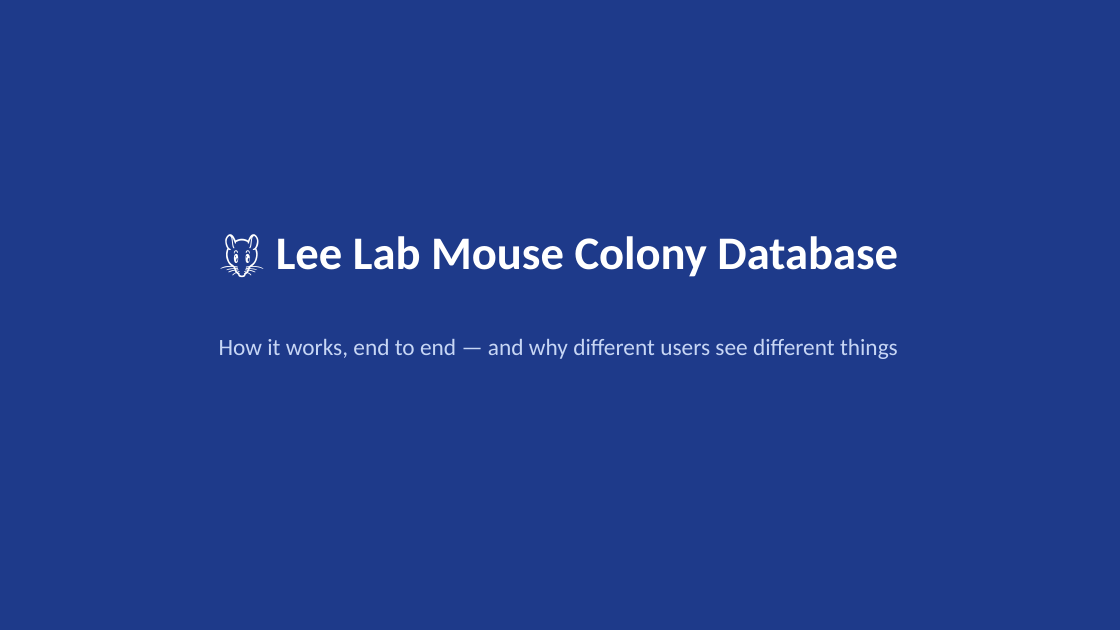
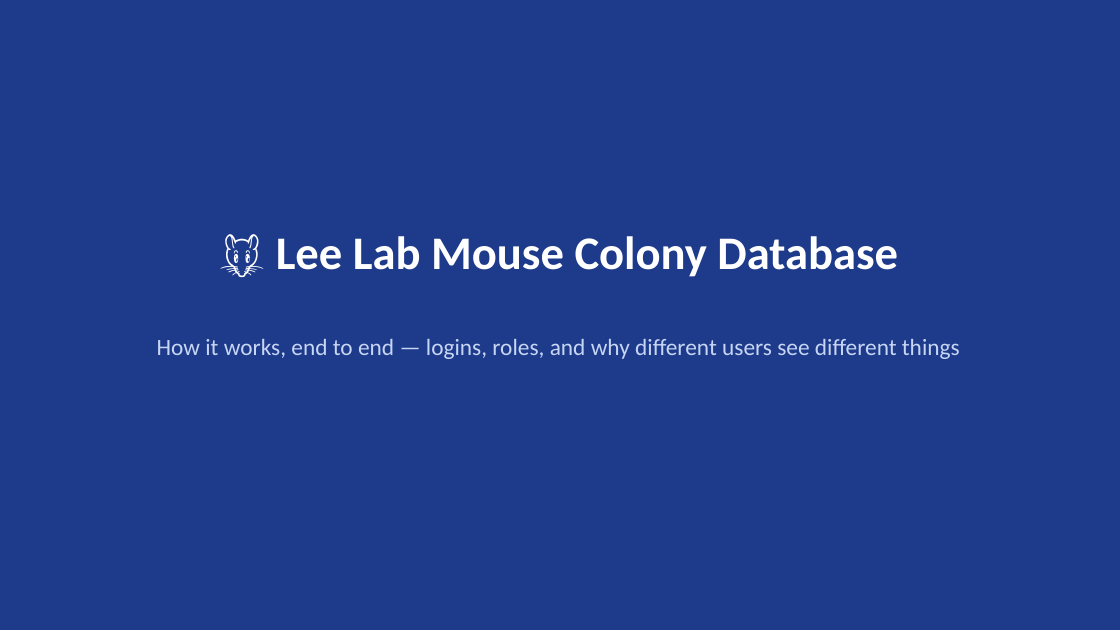
Before and after one commit to LeoMeow123/leelab-colony, a slide deck: slide 1 of docs/Colony_DB_Overview.pptx. Drawn at 1120x630 pixels with LibreOffice and Linux fonts; fonts in the diff are those of the drawing. Boxes give left, top, right and bottom in pixels: in the first picture for what was removed or moved away, otherwise in the second. Text is boxed around its words. In the diff, an @@ line names an element or a change of style, - is before the commit and + after.

```diff
--- a/docs/Colony_DB_Overview.pptx
+++ b/docs/Colony_DB_Overview.pptx
@@ text at (157,339,960,359): text changed @@
-How it works, end to end — and why different users see different things
+How it works, end to end — logins, roles, and why different users see different things
```
Also in this commit, not shown: 1 other slide changed, 1 other file.
